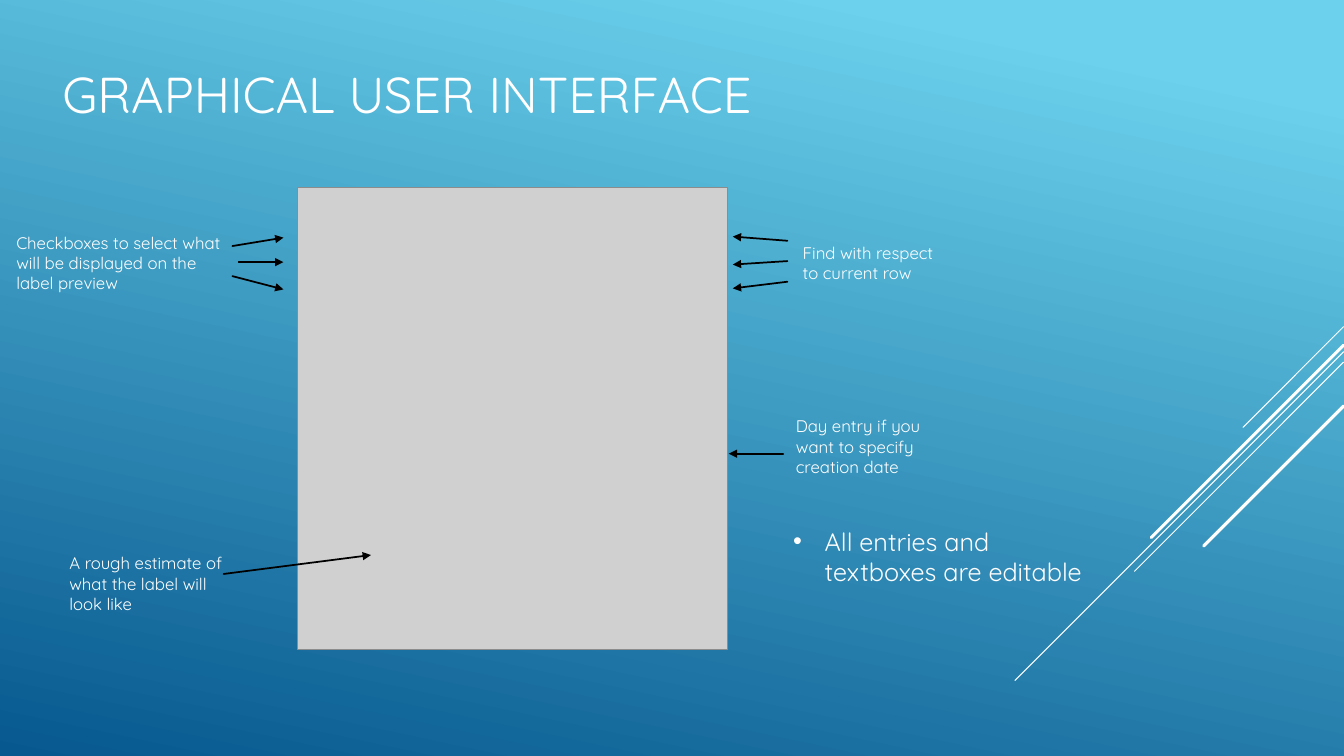
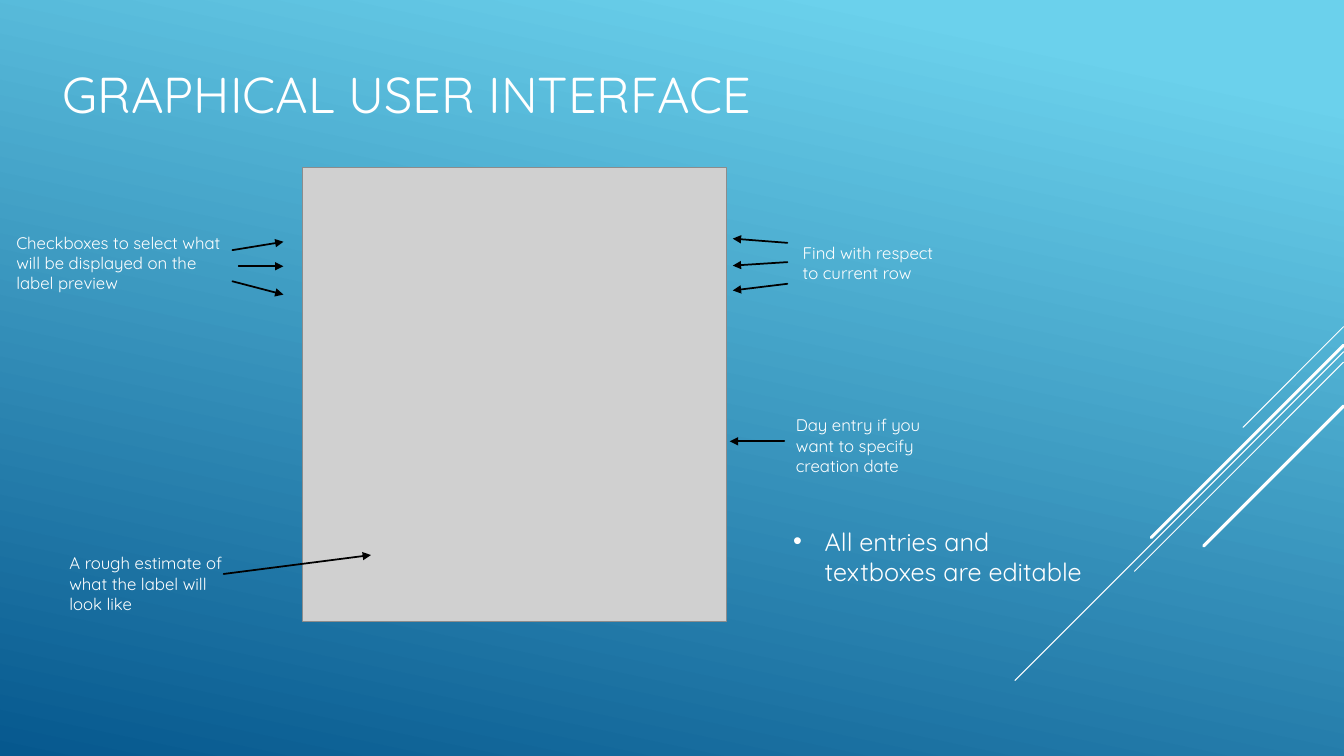
Before and after one commit to zhoulab/FlyStock-Program, a slide deck: slide 3 of Documentation/BriefOverview.pptx. Drawn at 1344x756 pixels with LibreOffice and Linux fonts; fonts in the diff are those of the drawing; grey boxes stand for pictures. Boxes give left, top, right and bottom in pixels: in the first picture for what was removed or moved away, otherwise in the second. Text is boxed around its words. In the diff, an @@ line names an element or a change of style, - is before the commit and + after.

```diff
--- a/Documentation/BriefOverview.pptx
+++ b/Documentation/BriefOverview.pptx
@@ picture: place and size @@
-picture at [297, 188, 728, 650]
+picture at [302, 167, 726, 621]
@@ 3 arrows: place and size @@
-3 arrows at [233, 238, 283, 289]
+3 arrows at [233, 242, 283, 294]
@@ arrow moved from (783, 454) - (729, 454) to (784, 442) - (730, 442) @@
```
Also in this commit, not shown: 3 other slides changed, 2 slides added, 15 other files.
